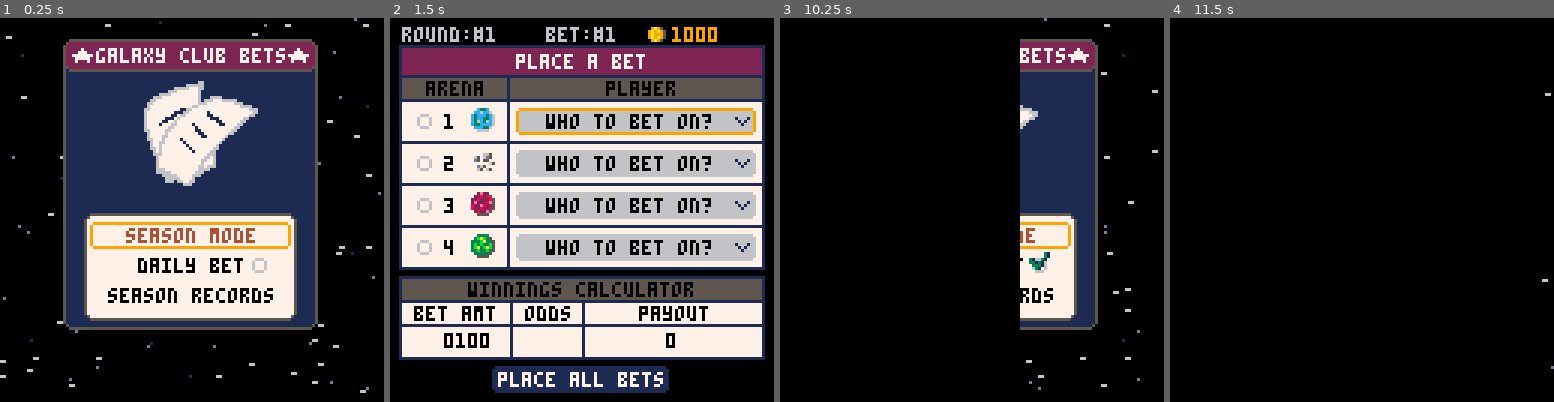
Above: before the commit, frames 1-4 (left to right).
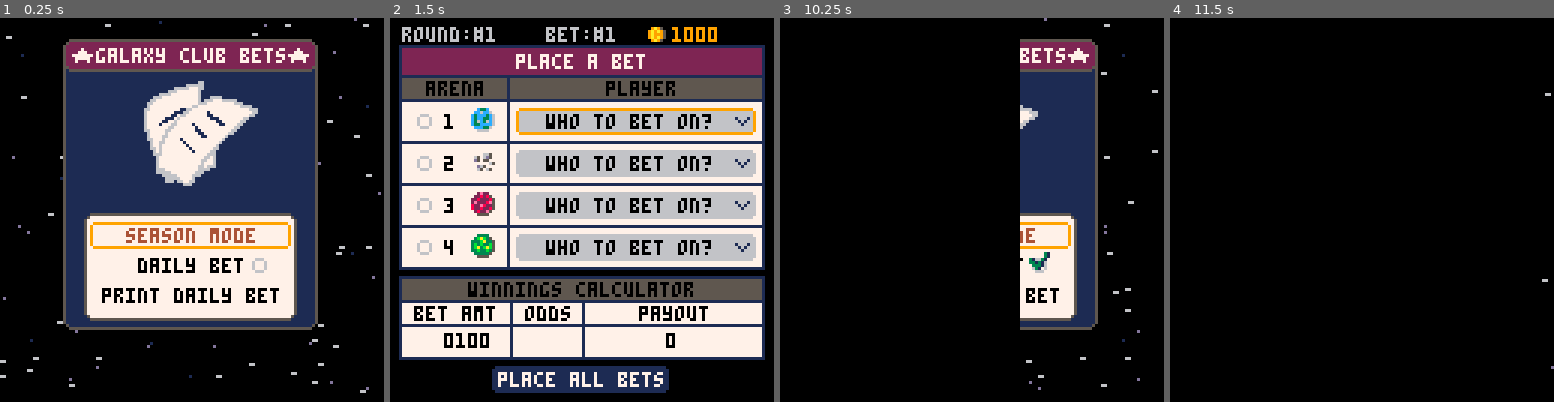
Above: after the commit, the same moments.

Repository: suspicious-smoke/club-bets-pico8
Game: PICO-8 cartridge galaxy_club_bets.p8
The game is run twice, just before and just after one commit, with the same random seed, the same clock (stepped at 60 frames per second) and the same inputs.
Inputs:
- Up to frame 1 (0.25 s): no input
- Up to frame 2 (1.5 s): tap X (X key) at 0.33, 1.07 s; tap O (Z key) at 0.7 s
- Up to frame 3 (10.25 s): hold Right 1.6-2.1 s; tap O (Z key) every 0.4 s from 1.7 to 10.1 s; tap X (X key) every 1.12 s from 1.85 to 9.67 s; hold Up 2.15-2.42 s; hold Right 2.47-3.03 s; hold Left 3.08-3.58 s; hold Down 3.63-3.97 s; hold Right 4.02-4.68 s; hold Up 4.73-5.03 s; hold Left 5.08-5.68 s; hold Down 5.73-6.03 s; hold Right 6.08-6.58 s; hold Right 6.63-7.13 s; hold Up 7.18-7.45 s; hold Right 7.5-8.07 s; hold Left 8.12-8.62 s; hold Down 8.67-9 s; hold Right 9.05-9.72 s; hold Up 9.77-10.07 s; hold Left from 10.12 s (still down)
- Up to frame 4 (11.5 s): tap O (Z key) at 10.5, 10.9, 11.3 s; release Left at 10.72 s; hold Down 10.77-11.07 s; tap X (X key) at 10.78 s; hold Right from 11.12 s (still down)

The runs differ from the first frame. In frame 1, 0.9% of the frame differs, in the area x 26-73%, y 70-75%; in frame 2, nothing differs; in frame 3, 0.2%; in frame 4, nothing differs.

Commit message:
initial work on receipt print

Diff:
--- a/galaxy_club_bets.p8
+++ b/galaxy_club_bets.p8
@@ -114,6 +114,9 @@
 	--init_confirm()
 	--init_watch_race()
 	init_menu()
+	filename="galaxy_bets "..day.."_"..month.."_"..year
+	printh("----------------\ngalaxy club bets ",filename,true,true)
+	printh("----------------\ndaily bets "..date,filename,false,true)
 	--init_victory()
 end
 
@@ -210,7 +213,7 @@
 	check_daily_placed()
 	sn=0
 	mm_sel=1
-	menu_items={"season mode", "daily bet", "season records"}
+	menu_items={"season mode", "daily bet", "print daily bet"}
 	_upd=upd_menu
 	_drw=drw_menu
 end
